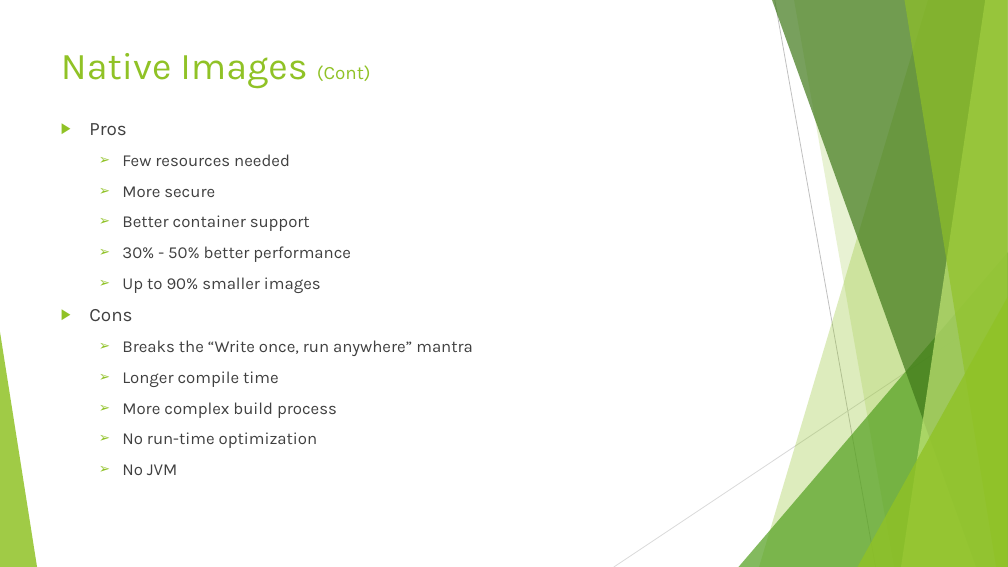
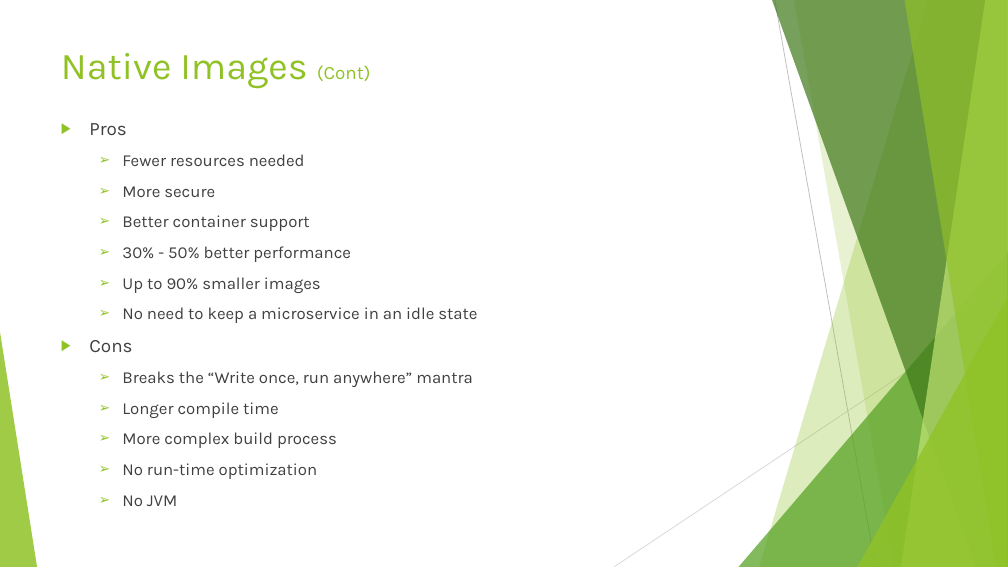
Before and after one commit to Rohan427/Qpid4Graal, a slide deck: slide 16 of doc/reference/GraalVm _Upgrade.pptx. Drawn at 1008x567 pixels with LibreOffice and Linux fonts; fonts in the diff are those of the drawing. Boxes give left, top, right and bottom in pixels: in the first picture for what was removed or moved away, otherwise in the second. Text is boxed around its words. In the diff, an @@ line names an element or a change of style, - is before the commit and + after.

```diff
--- a/doc/reference/GraalVm _Upgrade.pptx
+++ b/doc/reference/GraalVm _Upgrade.pptx
@@ text at (x1=122, y1=154, x2=305, y2=166): text changed @@
-  ➢ Few resources needed
+  ➢ Fewer resources needed
@@ text at (x1=122, y1=307, x2=477, y2=323): paragraph added @@
+  ➢ No need to keep a microservice in an idle state
```
Also in this commit, not shown: 5 other slides changed, 6 slides added, 2 other files.
